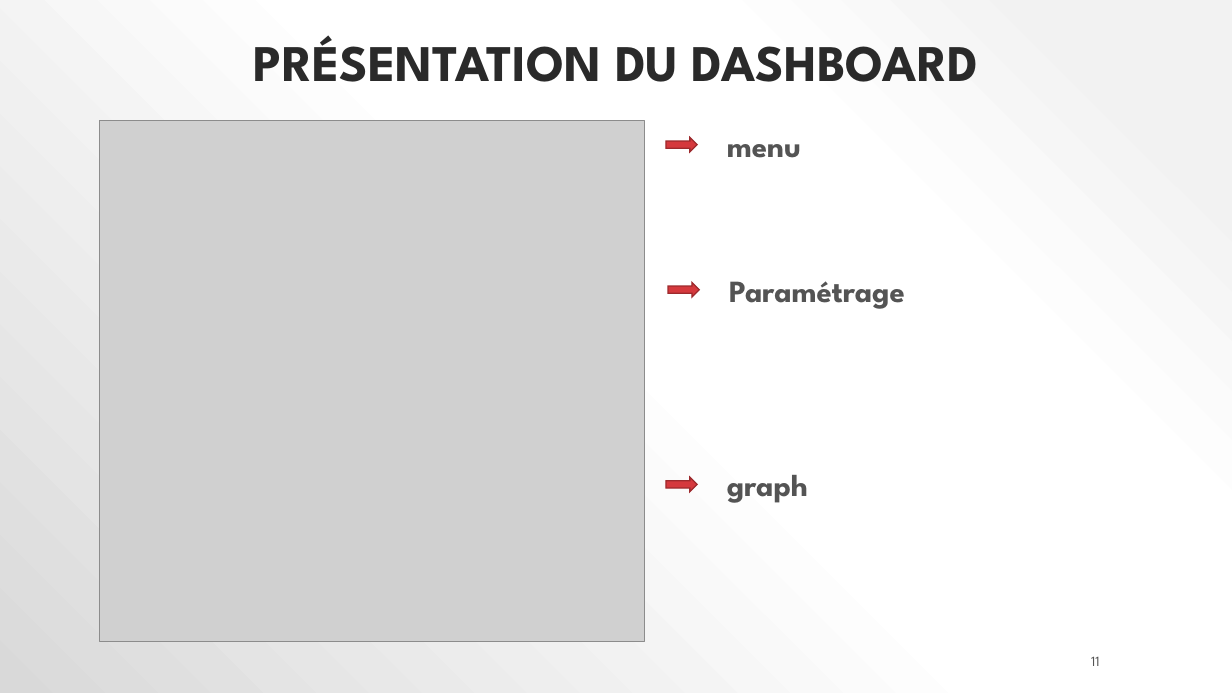
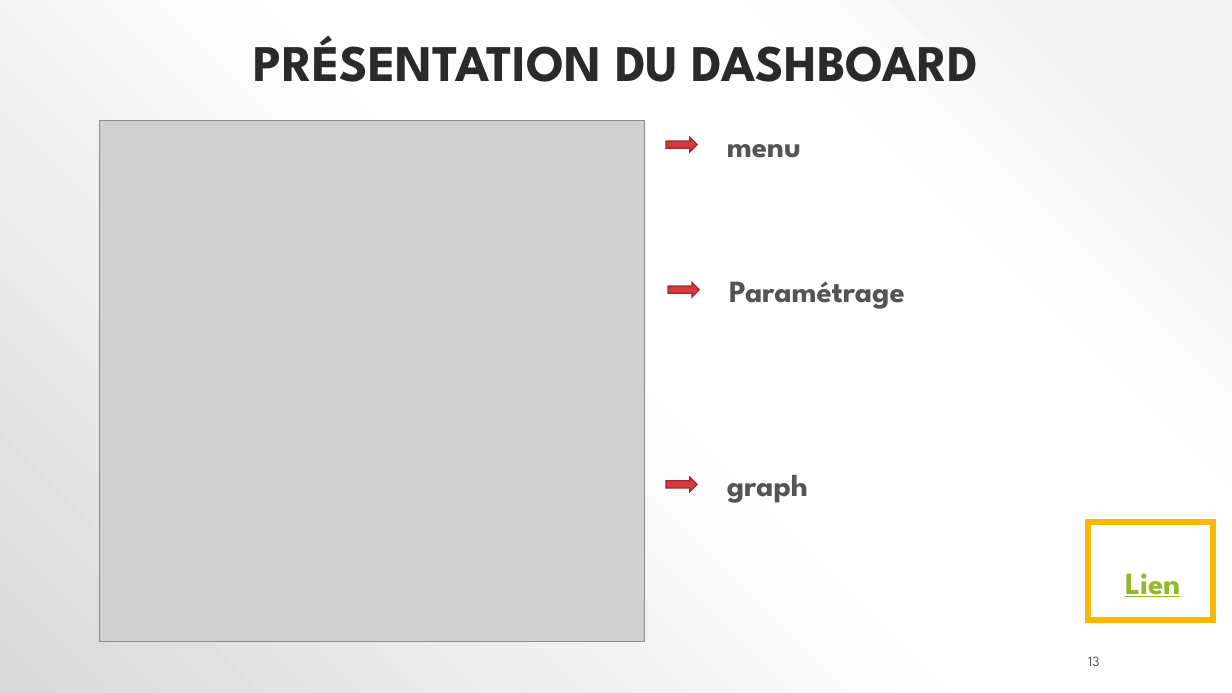
Before and after one commit to polo1093/Credit-Default-Customer-Scoring-Dashboard, a slide deck: slide 13 of P7_02_support.pptx (slide 11 before the commit). Drawn at 1232x693 pixels with LibreOffice and Linux fonts; fonts in the diff are those of the drawing; grey boxes stand for pictures. Boxes give left, top, right and bottom in pixels: in the first picture for what was removed or moved away, otherwise in the second. Text is boxed around its words. In the diff, an @@ line names an element or a change of style, - is before the commit and + after.

```diff
--- a/P7_02_support.pptx
+++ b/P7_02_support.pptx
@@ rectangle added at (1088,522,1213,620), fill #FFFFFF, outline #FAB900 4.5 pt, 24 pt, text #90BB23, bold, underline @@
+Lien
@@ page number at (1088,656,1100,666): text changed @@
-11
+13
```
Also in this commit, not shown: 6 other slides changed, 3 slides added, 7 slides removed, 2 other files.
